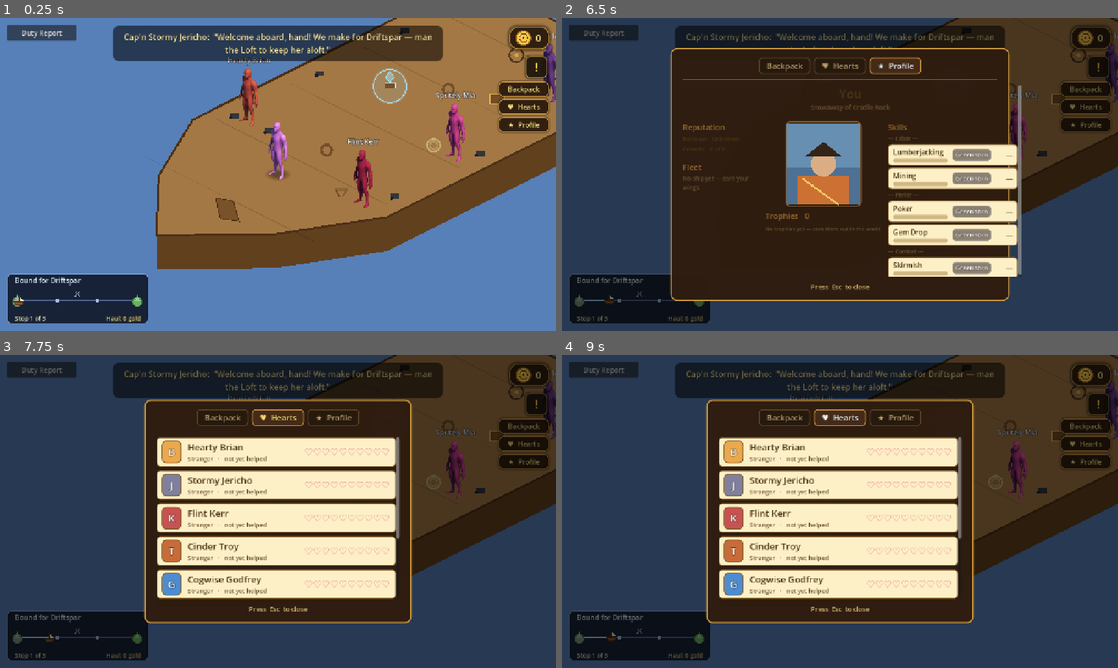
Above: before the commit, frames 1-4 (two rows, left to right).
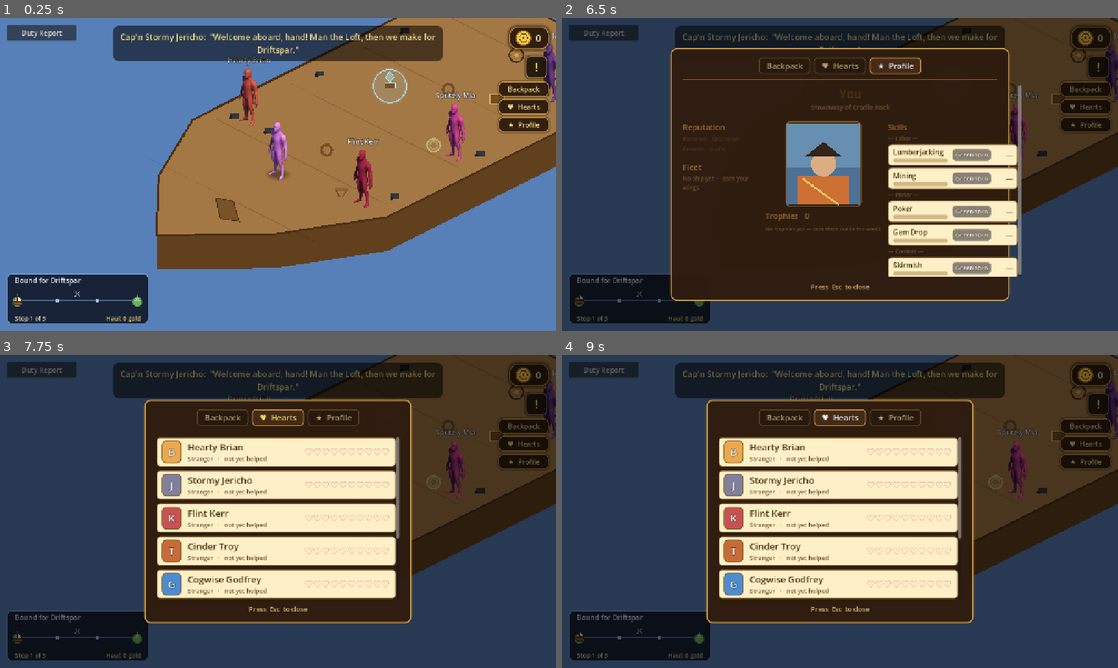
Above: after the commit, the same moments.

Repository: TairoyZone/shivaliva-shanty
Game: Godot game, scene res://levels/ship_deck/ship_deck.tscn
The game is run twice, just before and just after one commit, with the same random seed, the same clock (stepped at 60 frames per second) and the same inputs. This scene is started directly instead of the project's main scene.
Inputs:
- Up to frame 1 (0.25 s): no input
- Up to frame 2 (6.5 s): click "Duty Report" at 0.5 s; click "Dismiss" at 1.25 s; click "!" at 2 s; click "X" at 2.75 s; click "♥ Hearts" at 3.5 s; click "★ Profile" at 4.25 s; click "♥ Hearts" at 5 s; click "★ Profile" at 5.75 s
- Up to frame 3 (7.75 s): click "♥ Hearts" at 6.5 s; click "Backpack" at 7.25 s
- Up to frame 4 (9 s): click "Backpack" at 8 s; click "♥ Hearts" at 8.75 s

The runs differ from the first frame. In frame 1, 1.0% of the frame differs, in the area x 2-79%, y 4-92%; in frame 2, 0.6%; in frame 3, 0.8%; in frame 4, 0.8%.

Commit message:
feat(voyage): the voyage plays out on the chart (crew-paced, stops, swords, reports)
Reworks the chart from a cosmetic creep into the voyage's actual timeline, per
playtest feedback ("pace = how good the sailors are", "stop at every ocean point
for reports", "skirmish didn't trigger at the swords", erratic motion).

- PACE = the sailing crew's average duty_skill (captain excluded — he navigates;
  player's Loft does NOT affect speed). No hands → slowest. SAIL_SECS tunables.
- She STOPS at each node and only sails BETWEEN them (no creep-to-80%/stall).
- The boarding SKIRMISH fires when she reaches the encounter leg's CROSSED-SWORDS
  mark mid-crossing (chart signal reached_encounter), not via an E-press.
- The DUTY REPORT auto-pops when she makes each node (reached_stop), the YPP
  league-point beat; manual button still works.

Loop is now: man the Loft (your duty, at the node) → watch her make way at the
crew's pace → fight if you reach a ship → make the waypoint → read the report.

Adversarial 3-lens review (compile + normal-flow CORRECT) — fixes applied:
- MAJOR: _setup_phase arrival guard so a redundant re-load can't re-bank the
  last leg / duplicate its log entry.
- MAJOR (animate-everything): the boarding no longer teleports — "Sail ho!" cry
  + freeze her at the swords for a beat, then swap to the Skirmish.
- _begin_sail zero-distance edge now boards on an encounter leg (not a no-fight
  resolve); removed the dead "board" E-branch; one duty-report panel at a time.

Known tuning knob (flagged for playtest): a 4-leg route is ~14-19s of passive
"watch her sail" — SAIL_SECS_SLOW/FAST dial it.

Co-Authored-By: Claude Opus 4.8 <noreply@anthropic.com>

Diff:
--- a/interface/duty_report/duty_report_panel.gd
+++ b/interface/duty_report/duty_report_panel.gd
@@ -21,6 +21,7 @@
 
 	layer = 50
 	process_mode = Node.PROCESS_MODE_ALWAYS   # stays live while the tree is paused
+	add_to_group("duty_report")               # so the deck never stacks two at once
 	# Pause the deck while the report's up (matches VoyagesBoard) so E can't fire
 	# man-the-Loft / board / disembark behind the panel and orphan it.
 	get_tree().paused = true
--- a/interface/voyage_chart/voyage_chart.gd
+++ b/interface/voyage_chart/voyage_chart.gd
@@ -39,17 +39,23 @@
 var _log : Array = []
 var _encounters : Array = []
 var _haul : int = 0
+
+signal reached_stop        # the sloop arrived at a route node (a league point) — show the report
+signal reached_encounter   # the sloop reached an encounter leg's swords — time to board / fight
+
 var _ship_t : float = 0.0        # current sloop position, 0..1 along the track
-var _goal_t : float = 0.0        # where she's sailing toward right now (continuous creep)
-var _inited : bool = false       # snap to the start stop on the first feed, then creep
-var _bob : float = 0.0           # bob phase (gentle real-time sway on the wind)
+var _goal_t : float = 0.0        # the node she's sailing toward — she STOPS here
+var _inited : bool = false       # resume the position from PlayerState on the first feed
+var _bob : float = 0.0           # bob phase (gentle sway on the wind)
+var _sail_speed : float = 0.05   # track-fraction/sec — set ENTIRELY by the crew's sailing skill
+var _enc_fired : bool = false    # this crossing's encounter mark already signalled (fire once)
 var _bg : StyleBoxFlat           # self-drawn panel backing (so any scene can drop us in bare)
 
 const SIZE : Vector2 = Vector2(326.0, 116.0)
-## Real-time sailing: the sloop steadily creeps toward ~80% of the CURRENT leg (so you always
-## SEE her making way while you work), and clearing a stop nudges the goal a leg further on.
-const CREEP_SPEED : float = 0.05     # track-fraction per second
-const CREEP_FRAC : float = 0.8       # how far into the working leg she sails before the stop
+## She STOPS at each node and only sails BETWEEN them; the pace is set by how good the crew are
+## (their average duty_skill) — a top crew crosses a leg fast, no/poor crew the slowest.
+const SAIL_SECS_SLOW : float = 7.0   # seconds to cross one leg with no / poor crew
+const SAIL_SECS_FAST : float = 2.8   # …with a top crew
 const BOB_RATE : float = 2.4
 const BOB_AMP : float = 2.5
 
@@ -83,22 +89,41 @@
 	parent.add_child(self)
 
 
-# Pull the live route straight from PlayerState (so callers don't duplicate the read).
-func refresh_from_state(animate: bool) -> void:
+# Pull the live route straight from PlayerState. `sailing` = she's CROSSING a leg now (sails
+# toward the NEXT node); else she HOLDS at the current node. Pace comes from the crew's skill.
+func refresh_from_state(sailing: bool) -> void:
 
 	var dest : String = PlayerState.pillage_destination if not PlayerState.pillage_destination.is_empty() else "the lanes"
 	var haul : int = 0
 	for r in PlayerState.pillage_log:
 		haul += int(r.get("gold", 0))
+	_sail_speed = _crew_sail_speed()
 	set_route(dest, PlayerState.pillage_legs_total, PlayerState.pillage_log.size(),
-		PlayerState.pillage_log, PlayerState.pillage_encounters, haul, animate)
-
-
-# Feed the live route. The sloop SAILS toward her goal continuously (see _process); a cleared
-# stop just moves the goal a leg onward, so she keeps making way rather than teleporting.
-# (`animate` is vestigial now that motion is continuous — kept for the call sites.)
+		PlayerState.pillage_log, PlayerState.pillage_encounters, haul, sailing)
+
+
+# Ship PACE = how good the crew are: the higher their average duty_skill, the faster she
+# crosses a leg. No crew at all → the slowest pace. (The player's Loft does NOT affect speed.)
+func _crew_sail_speed() -> float:
+
+	var legs : int = maxi(1, PlayerState.pillage_legs_total)
+	var sum : float = 0.0
+	var n : int = 0
+	for m in PlayerState.pillage_duty_crew:
+		# Pace = the SAILING HANDS only — skip you, and skip the captain (he navigates, not sails).
+		if bool(m.get("is_player", false)) or String(m.get("duty", "")) == DutyReport.CAPTAIN_DUTY:
+			continue
+		sum += float(m.get("skill", 0.0))
+		n += 1
+	var avg : float = (sum / float(n)) if n > 0 else 0.0
+	var secs : float = lerpf(SAIL_SECS_SLOW, SAIL_SECS_FAST, clampf(avg, 0.0, 1.0))
+	return (1.0 / float(legs)) / maxf(secs, 0.5)   # track-fraction/sec to cross one leg in `secs`
+
+
+# Feed the live route. She sails toward _goal_t in _process at the crew's pace, STOPPING at the
+# node; en route she signals reached_encounter (at an encounter leg's swords) and reached_stop.
 func set_route(dest: String, total: int, done: int, leg_log: Array, encounters: Array,
-		haul: int, _animate: bool = false) -> void:
+		haul: int, sailing: bool = false) -> void:
 
 	_dest = dest
 	_total = maxi(1, total)
@@ -107,25 +132,48 @@
 	_encounters = encounters
 	_haul = haul
 	if done >= _total:
-		_goal_t = 1.0                                              # arrived — sail up to the isle
+		_goal_t = 1.0                                                  # arrived — up to the isle
+	elif sailing:
+		_goal_t = clampf((float(done) + 1.0) / float(_total), 0.0, 1.0)  # crossing → the NEXT node
 	else:
-		_goal_t = clampf((float(done) + CREEP_FRAC) / float(_total), 0.0, 1.0)
+		_goal_t = clampf(float(done) / float(_total), 0.0, 1.0)          # holding AT this node
 	if not _inited:
-		# Resume exactly where the sloop was on the last screen (capped only so she can't
-		# overshoot the goal), so deck↔Loft swaps stay continuous AND a just-cleared stop lets
-		# her sail smoothly THROUGH the node rather than snapping onto it.
 		_ship_t = clampf(PlayerState.voyage_ship_t, 0.0, _goal_t)
 		_inited = true
+	_enc_fired = false   # re-arm the encounter mark for this feed
 	queue_redraw()
 
 
-# Sail toward the goal every frame + bob on the wind — the "real-time" motion.
+# Sail toward the goal at the crew's pace; fire reached_encounter at the swords and reached_stop
+# at the node. A gentle bob keeps her alive even while holding at a stop.
 func _process(delta: float) -> void:
 
-	_ship_t = move_toward(_ship_t, _goal_t, CREEP_SPEED * delta)
-	PlayerState.voyage_ship_t = _ship_t   # carry the position across scene swaps
+	if _ship_t != _goal_t:
+		var prev : float = _ship_t
+		_ship_t = move_toward(_ship_t, _goal_t, _sail_speed * delta)
+		PlayerState.voyage_ship_t = _ship_t   # carry the position across scene swaps
+		if not _enc_fired and _is_encounter(_done):
+			var mid : float = (float(_done) + 0.5) / float(_total)
+			if prev < mid and _ship_t >= mid:
+				_enc_fired = true
+				reached_encounter.emit()
+		if _ship_t == _goal_t:
+			reached_stop.emit()
 	_bob += delta
 	queue_redraw()
+
+
+# Has she still got track to cover before her goal? (The deck uses this to know whether a
+# crossing will actually animate, so a zero-distance "sail" still triggers the stop logic.)
+func needs_sail() -> bool:
+
+	return not is_equal_approx(_ship_t, _goal_t)
+
+
+# Hold her exactly where she is (e.g. parked at the swords while the boarding cry plays).
+func freeze() -> void:
+
+	_goal_t = _ship_t
 
 
 # This leg's logged report (or {} if not run yet).
--- a/levels/ship_deck/ship_deck.gd
+++ b/levels/ship_deck/ship_deck.gd
@@ -49,7 +49,7 @@
 
 ## Functional station grid cells (well spread out).
 const LOFT_G : Vector2 = Vector2(2.6, 7.0)     # the playable Loft
-const HELM_G : Vector2 = Vector2(4.0, 3.2)     # captain + the "board" point
+const HELM_G : Vector2 = Vector2(4.0, 3.2)     # captain's post + the navigation prop
 const PLANK_G : Vector2 = Vector2(4.0, 15.2)   # the gangplank (disembark)
 const SPAWN_G : Vector2 = Vector2(4.0, 13.0)
 
@@ -84,7 +84,7 @@
 var _prompt : Label
 var _captain_label : Label
 var _chart : VoyageChart         # the drawn voyage progress ribbon
-var _advanced_this_load : bool = false   # set when a leg resolves this load → animate the chart hop
+var _crossing : bool = false     # the ship is sailing between stops — stations locked, watch her make way
 
 
 # Iso projection, centred so the deck middle sits on the world origin.
@@ -129,24 +129,77 @@
 
 # --- Pillage phase ----------------------------------------------------
 
+# The voyage now PLAYS OUT ON THE CHART: at a node you man the Loft (your duty), then the ship
+# SAILS the leg at the crew's pace — fires the boarding when she reaches the swords, and the
+# duty report when she makes the next node. Phase 0 = at a node; 1 = crossing; 2 = crossing
+# after the boarding (resume to the node).
 func _setup_phase() -> void:
 
+	if _arrived():
+		# Voyage's end. Also guards a redundant re-load so the last leg is never re-banked.
+		_say("%s dead ahead — voyage's end! Total haul: %d gold. Take the plank to make port." % [
+			_destination(), _voyage_total_gold()])
+		_refresh_chart(false)
+		return
 	match PlayerState.pillage_phase:
 		1:
-			# Back from the Loft. If a ship's out there, sound the boarding; if the skies
-			# are clear, this was just a calm stretch — bank the salvage and sail on.
-			if _is_encounter_leg(PlayerState.pillage_leg):
-				_say("Sail ho — %s off the bow! Get to the helm and board 'em!" % _foe_name(PlayerState.pillage_leg))
-			else:
-				_resolve_calm()
+			_say("Underway toward %s — hold fast, hand." % _destination())
+			_begin_sail()
 		2:
-			_resolve_boarding()
+			_say("Back to the crossing — making way toward %s." % _destination())
+			_begin_sail()
 		_:
 			if PlayerState.pillage_leg <= 0:
-				_say("Welcome aboard, hand! We make for %s — man the Loft to keep her aloft." % _destination())
+				_say("Welcome aboard, hand! Man the Loft, then we make for %s." % _destination())
 			else:
-				_say("Man the Loft for the next stretch toward %s." % _destination())
-	_refresh_chart()
+				_say("Waypoint made — man the Loft for the next stretch toward %s." % _destination())
+			_refresh_chart(false)
+
+
+# Start (or resume) the crossing: the chart sails toward the next node at crew pace. If she's
+# somehow already there (zero-distance), resolve the stop straight away.
+func _begin_sail() -> void:
+
+	_crossing = true
+	_refresh_chart(true)
+	if _chart != null and not _chart.needs_sail():
+		# Degenerate zero-distance crossing: we still owe the boarding on an encounter leg.
+		if PlayerState.pillage_phase == 1 and _is_encounter_leg(PlayerState.pillage_leg):
+			_on_chart_reached_encounter()
+		else:
+			_on_chart_reached_stop()
+
+
+# The sloop reached this leg's swords on the chart — board 'em (only on the first pass; the
+# post-fight resume is phase 2, which this ignores). Cry the alarm and hold her at the swords
+# for a beat BEFORE the Skirmish loads, so the boarding never reads as a teleport.
+func _on_chart_reached_encounter() -> void:
+
+	if PlayerState.pillage_phase != 1 or not _is_encounter_leg(PlayerState.pillage_leg):
+		return
+	if _chart != null:
+		_chart.freeze()
+	_say("Sail ho — %s off the bow! Grapples away, hands — board 'em!" % _foe_name(PlayerState.pillage_leg))
+	await get_tree().create_timer(1.1).timeout
+	if not is_instance_valid(self) or not is_inside_tree():
+		return   # bailed (or left) during the cry
+	_board_brigand()
+
+
+# The sloop made the next node (a league point) — resolve the leg (fight booty or calm salvage)
+# and post the DUTY REPORT here, the way YPP shows it at every league point.
+func _on_chart_reached_stop() -> void:
+
+	if not _crossing:
+		return
+	_crossing = false
+	if _is_encounter_leg(PlayerState.pillage_leg):
+		_resolve_boarding()
+	else:
+		_resolve_calm()
+	_refresh_chart(false)   # update done/haul + hold at the node
+	if not PlayerState.last_duty_report.is_empty():
+		_show_duty_report()
 
 
 # Back from the boarding Skirmish on an encounter leg → tally booty + report it.
@@ -189,7 +242,6 @@
 	# Log this leg's DUTY REPORT — your Loft rating (from lift) + each hand's simmed station.
 	if not PlayerState.pillage_duty_crew.is_empty():
 		PlayerState.last_duty_report = DutyReport.snapshot(PlayerState.pillage_duty_crew, int(entry.get("lift", 0)))
-	_advanced_this_load = true   # the chart should SHOW the sloop hop on this load
 	if PlayerState.pillage_leg >= PlayerState.pillage_legs_total - 1:
 		PlayerState.frontier_unlocked = true
 		_say("%s  %s dead ahead — voyage's end! Total haul: %d gold. Take the plank to make port." % [
@@ -197,7 +249,7 @@
 	else:
 		PlayerState.pillage_leg += 1
 		PlayerState.pillage_phase = 0
-		_say("%s  Next stretch toward %s — man the Loft, hand." % [outcome_line, _destination()])
+		_say("%s  Waypoint made — man the Loft for the next stretch toward %s." % [outcome_line, _destination()])
 
 
 func _voyage_total_gold() -> int:
@@ -259,8 +311,6 @@
 	match _active:
 		"loft":
 			_man_loft()
-		"board":
-			_board_brigand()
 		"plank":
 			_disembark()
 
@@ -285,13 +335,8 @@
 	if _arrived():
 		return [plank]   # voyage's end — the plank is all that's left
 	match PlayerState.pillage_phase:
-		1:
-			# Only an encounter leg parks here with a ship to board (calm legs auto-resolve).
-			if _is_encounter_leg(PlayerState.pillage_leg):
-				return [["board", _iso(HELM_G.x, HELM_G.y)], plank]
-			return [plank]
-		2:
-			return [plank]
+		1, 2:
+			return [plank]   # crossing — watch her make way (the boarding fires itself at the swords)
 		_:
 			return [["loft", _iso(LOFT_G.x, LOFT_G.y)], plank]
 
@@ -301,8 +346,6 @@
 	match id:
 		"loft":
 			return "Man the Loft"
-		"board":
-			return "Board the brigand!"
 		"plank":
 			return "Disembark"
 	return ""
@@ -398,6 +441,8 @@
 	# [E] prompt bottom-centre). Populated by _setup_phase → _refresh_chart right after this.
 	_chart = VoyageChart.new()
 	_chart.place_at(layer, false)
+	_chart.reached_stop.connect(_on_chart_reached_stop)
+	_chart.reached_encounter.connect(_on_chart_reached_encounter)
 
 	# DUTY REPORT button (top-left — how the crew fared last leg, YPP-style).
 	var report_btn : Button = Button.new()
@@ -419,19 +464,26 @@
 		_captain_label.text = "Cap'n %s:  \"%s\"" % [_captain_name(), line]
 
 
-# Open the YPP-style duty report (last leg's per-hand ratings).
+# Open the YPP-style duty report (last leg's per-hand ratings) — one at a time.
 func _open_duty_report() -> void:
 
+	_show_duty_report()
+
+
+func _show_duty_report() -> void:
+
+	if get_tree().get_first_node_in_group("duty_report") != null:
+		return   # already showing — don't stack panels
 	add_child(DutyReportPanel.create(PlayerState.last_duty_report))
 
 
-# Feed the live route into the drawn chart. Animates the sloop hop only when a leg just
-# resolved this load (_advanced_this_load) — a fresh board / man-the-Loft return sits still.
-func _refresh_chart() -> void:
+# Feed the live route into the drawn chart. `sailing` = she's crossing a leg now (sails toward
+# the next node, crew-paced); false = hold at the current node.
+func _refresh_chart(sailing: bool) -> void:
 
 	if _chart == null:
 		return
-	_chart.refresh_from_state(_advanced_this_load)
+	_chart.refresh_from_state(sailing)
 
 
 # The captain you jobbed onto at the [VoyagesBoard] (falls back to Jericho when
@@ -491,8 +543,10 @@
 		_draw_cannon(_iso(0.7, gy))
 		_draw_cannon(_iso(float(GW) - 0.7, gy))
 	_draw_chest(_iso(5.4, 5.4))
-	# Glow the ONE station this phase needs (its job is read by the glow, not a tag).
-	_draw_glow(_active_world_pos())
+	# Glow the ONE station this phase needs (its job is read by the glow, not a tag). While
+	# crossing there's nothing to man — you just watch her make way — so no glow.
+	if not _crossing:
+		_draw_glow(_active_world_pos())
 	# Clean station props (no labels): playable Loft + helm + the flavour props + plank.
 	_draw_prop(_iso(LOFT_G.x, LOFT_G.y), "loft")
 	_draw_prop(_iso(HELM_G.x, HELM_G.y), "navigation")
@@ -502,18 +556,13 @@
 	# (Crew are real Npc instances added in _add_crew — not drawn here.)
 
 
-# World position of the station active this phase (the one that glows).
+# World position of the station active this phase (the one that glows). Only used outside a
+# crossing: at a node it's the Loft (your duty); on arrival it's the plank.
 func _active_world_pos() -> Vector2:
 
 	if _arrived():
-		return _iso(PLANK_G.x, PLANK_G.y)   # glow the plank on arrival, however the last leg ended
-	match PlayerState.pillage_phase:
-		1:
-			return _iso(HELM_G.x, HELM_G.y)
-		2:
-			return _iso(PLANK_G.x, PLANK_G.y)
-		_:
-			return _iso(LOFT_G.x, LOFT_G.y)
+		return _iso(PLANK_G.x, PLANK_G.y)
+	return _iso(LOFT_G.x, LOFT_G.y)
 
 
 # A soft accent halo marking the active station (no text needed).
